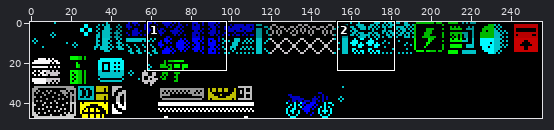
Sprite sheet: examples/helmet/gfx/work1.png. Above: a wide view before the commit, with the close-up outlined.
Close-up. First the earlier version:
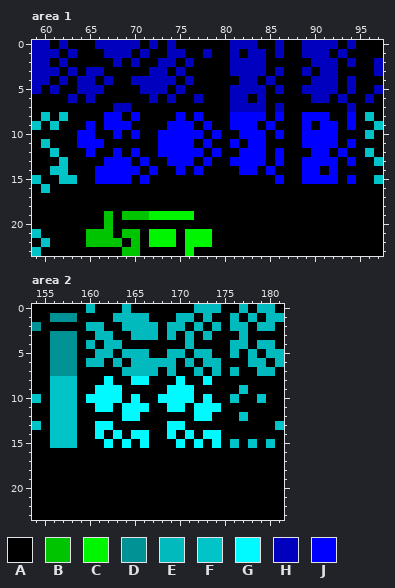
The file is 256x48 pixels. Colours within 5 levels of each other are drawn and written as one. Shown: area 1: x 59..97, y 0..23; area 2: x 154..181, y 0..23.
Palette (. is transparent): A #000000  B #00c400  C #00f600  D #009295  E #00babe  F #00c4c8  G #00faff  H #0000be  J #0000ff
Pixels before, area 1, first column x 59:
 0 HHAHAAAHHHHHAHAHAAAAAAHHHAAHAAHHHHAHAAA
 1 HHHAHAAAHHHAHAAHHAAHAAHAHHAHAAHHHAHAAAA
 2 HHAHAAAAAHAHAAHHAHAAAAHHHHAAAAAHHHAHAAH
 3 HHHAHAHHAAAAAHHAHAAAAAHHHHAHAAHAHHAAAAH
 4 HHAHAHHAHAAHHHHHAHAAAAAHHAHAAAAHHHAHAAA
 5 HAHAAHHHAAAAHHHAHAAAAAHHHHAHAAHHHHAHAAH
 6 AAAAHAHAAAAAAHAHAAHAAAHHAHAAAAAHHAHAAHA
 7 AAAAAAAAAHHAAAAAAAAAAAHHHHAHAAAAAAAHAAA
 8 AFAFAAAAJJAJAAAAJAJAAAJJJJAJAAJJJAAJAFA
 9 FAFAAAJAJJJAAAAJJJAJAAJJJAJAAAJAJJAJAAF
10 AAAAAJJAAJAJAAJJJJJAJAAJJJAJAAJJJJAAAFA
11 AFAAAJJJAAAAAAJJJJAJAAJAJJAAAAJJJJAJAAA
12 AAFAAAJAAJAJAAJJJJJAJAAJJJAJAAAJJAJAAFA
13 AAAFAAAAJJJAJAAJJJAJAAJJJJAJAAJJJJAJAAF
14 AAFFAAAJJJJJAJAAJAJAAAAJJAJAAAJJAJAAAAA
15 FAAFFAAJJJJAJAAAAAAAAAAAAAAJAAJJJJAJAAF
16 AFAAAAAAAAAAAAAAAAAAAAAAAAAAAAAAAAAAAAA
17 AAAAAAAAAAAAAAAAAAAAAAAAAAAAAAAAAAAAAAA
18 AAAAAAAAAAAAAAAAAAAAAAAAAAAAAAAAAAAAAAA
19 AAAAAAAABABBBCCCCCAAAAAAAAAAAAAAAAAAAAA
20 AAAAAAAABAAAAAAAAAAAAAAAAAAAAAAAAAAAAAA
21 FAAAAABBBABBACCCACCCAAAAAAAAAAAAAAAAAAA
22 AFAAAABBBBABACCCACCCAAAAAAAAAAAAAAAAAAA
23 FAAAAAAAAABBAAAAACAAAAAAAAAAAAAAAAAAAAA
Pixels before, area 2, first column x 154:
 0 AAAAAAEAAAEAAAAAAAEEEAAEAEEA
 1 AADDDAAAAEEEEAAAEEAEAAEAEAEE
 2 DAAAAAEEAAEEEEAEEAEAEAEEAEEA
 3 AADDDAAEEAAEEEAEAEAEAAAEAAAA
 4 AADDDAEAEEAAAAAAAEAAAAEEAEEA
 5 AADDDAAEEAEEEAAEEAEEAAEAEAEE
 6 AADDDAEEAEAEEEEEAEAEEAAAEEAE
 7 AADDDAAAAAEEEEAEAAEAEAEAAEEA
 8 AAFFFAAAGAAGGAAAGAAGAAAAAAAA
 9 AAFFFAAGGGAAAAAGGGAAAAAFAAAA
10 FAFFFAGGGGAGAAGGGGAGAAFAAFAA
11 AAFFFAAGGAGGGAAGGAGGGAAAAAAA
12 AAFFFAAAAAGGAAAAAAGGAAAFAAAA
13 FAFFFAAGGAAAAAAGGAAAAAAAAAAF
14 AAFFFAAGAGAGGAAGAGAGGAAAAAAA
15 AAFFFAAAGAGAGAAAGAGAGAFAFAFA
16 AAAAAAAAAAAAAAAAAAAAAAAAAAAA
17 AAAAAAAAAAAAAAAAAAAAAAAAAAAA
18 AAAAAAAAAAAAAAAAAAAAAAAAAAAA
19 AAAAAAAAAAAAAAAAAAAAAAAAAAAA
20 AAAAAAAAAAAAAAAAAAAAAAAAAAAA
21 AAAAAAAAAAAAAAAAAAAAAAAAAAAA
22 AAAAAAAAAAAAAAAAAAAAAAAAAAAA
23 AAAAAAAAAAAAAAAAAAAAAAAAAAAA
Once edited:
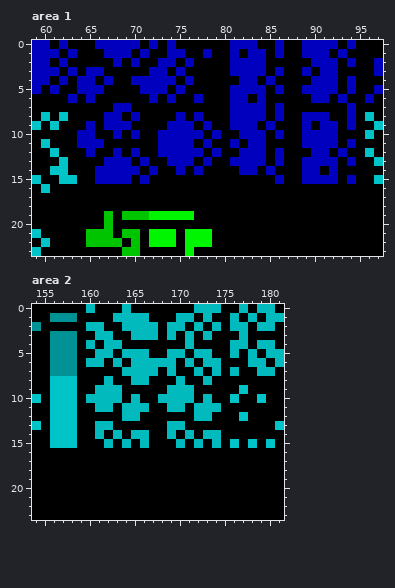
Diff:
Area 1:
y 8: x 67..68 JJ -> HH; x 70 J -> H; x 75 J -> H; x 77 J -> H; x 81..84 JJJJ -> HHHH; x 86 J -> H; x 89..91 JJJ -> HHH; x 94 J -> H
y 9: x 65 J -> H; x 67..69 JJJ -> HHH; x 74..76 JJJ -> HHH; x 78 J -> H; x 81..83 JJJ -> HHH; x 85 J -> H; x 89 J -> H; x 91..92 JJ -> HH; x 94 J -> H
y 10: x 64..65 JJ -> HH; x 68 J -> H; x 70 J -> H; x 73..77 JJJJJ -> HHHHH; x 79 J -> H; x 82..84 JJJ -> HHH; x 86 J -> H; x 89..92 JJJJ -> HHHH
y 11: x 64..66 JJJ -> HHH; x 73..76 JJJJ -> HHHH; x 78 J -> H; x 81 J -> H; x 83..84 JJ -> HH; x 89..92 JJJJ -> HHHH; x 94 J -> H
y 12: x 65 J -> H; x 68 J -> H; x 70 J -> H; x 73..77 JJJJJ -> HHHHH; x 79 J -> H; x 82..84 JJJ -> HHH; x 86 J -> H; x 90..91 JJ -> HH; x 93 J -> H
y 13: x 67..69 JJJ -> HHH; x 71 J -> H; x 74..76 JJJ -> HHH; x 78 J -> H; x 81..84 JJJJ -> HHHH; x 86 J -> H; x 89..92 JJJJ -> HHHH; x 94 J -> H
y 14: x 66..70 JJJJJ -> HHHHH; x 72 J -> H; x 75 J -> H; x 77 J -> H; x 82..83 JJ -> HH; x 85 J -> H; x 89..90 JJ -> HH; x 92 J -> H
y 15: x 66..69 JJJJ -> HHHH; x 71 J -> H; x 86 J -> H; x 89..92 JJJJ -> HHHH; x 94 J -> H
Area 2:
y 8: x 162 G -> E; x 165..166 GG -> EE; x 170 G -> E; x 173 G -> E
y 9: x 161..163 GGG -> EEE; x 169..171 GGG -> EEE
y 10: x 160..163 GGGG -> EEEE; x 165 G -> E; x 168..171 GGGG -> EEEE; x 173 G -> E
y 11: x 161..162 GG -> EE; x 164..166 GGG -> EEE; x 169..170 GG -> EE; x 172..174 GGG -> EEE
y 12: x 164..165 GG -> EE; x 172..173 GG -> EE
y 13: x 161..162 GG -> EE; x 169..170 GG -> EE
y 14: x 161 G -> E; x 163 G -> E; x 165..166 GG -> EE; x 169 G -> E; x 171 G -> E; x 173..174 GG -> EE
y 15: x 162 G -> E; x 164 G -> E; x 166 G -> E; x 170 G -> E; x 172 G -> E; x 174 G -> E
Pixel boxes of the changes (left, top, right, bottom) in both close-ups:
changed: (77, 112, 356, 184)
changed: (86, 376, 221, 448)
